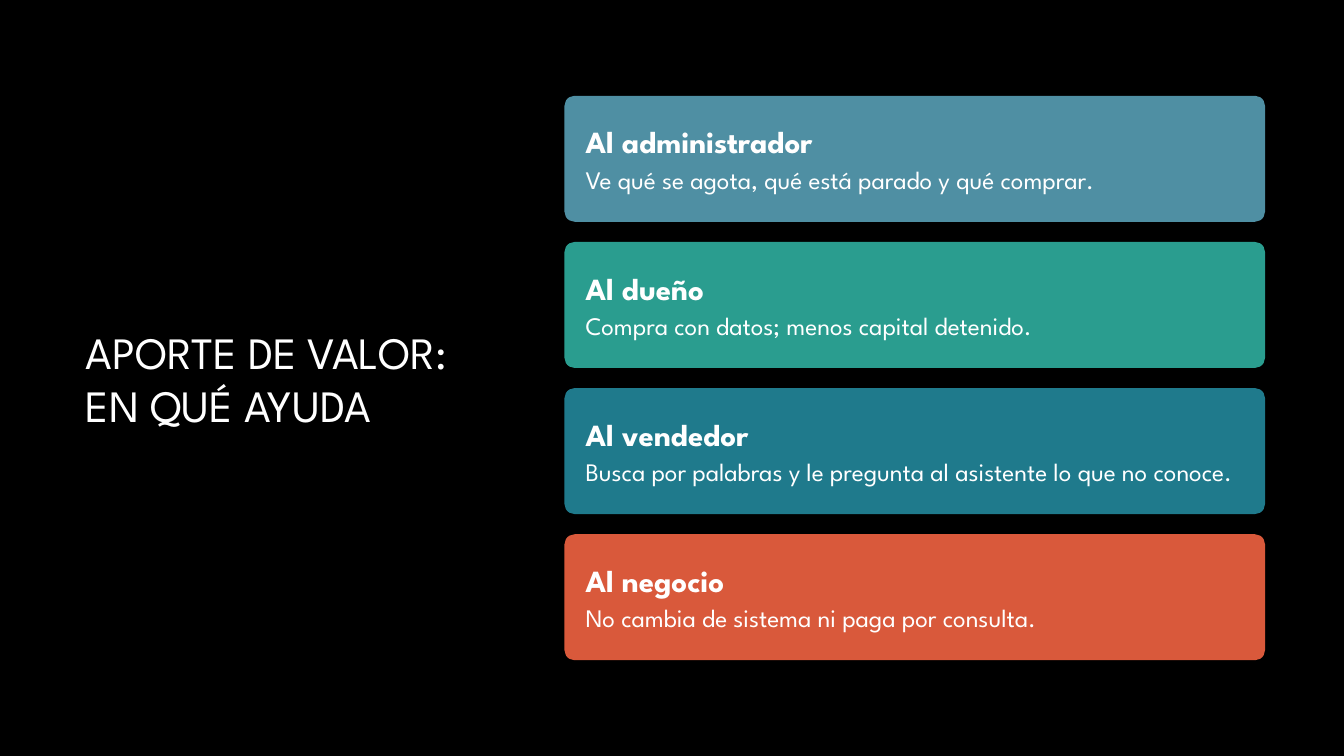
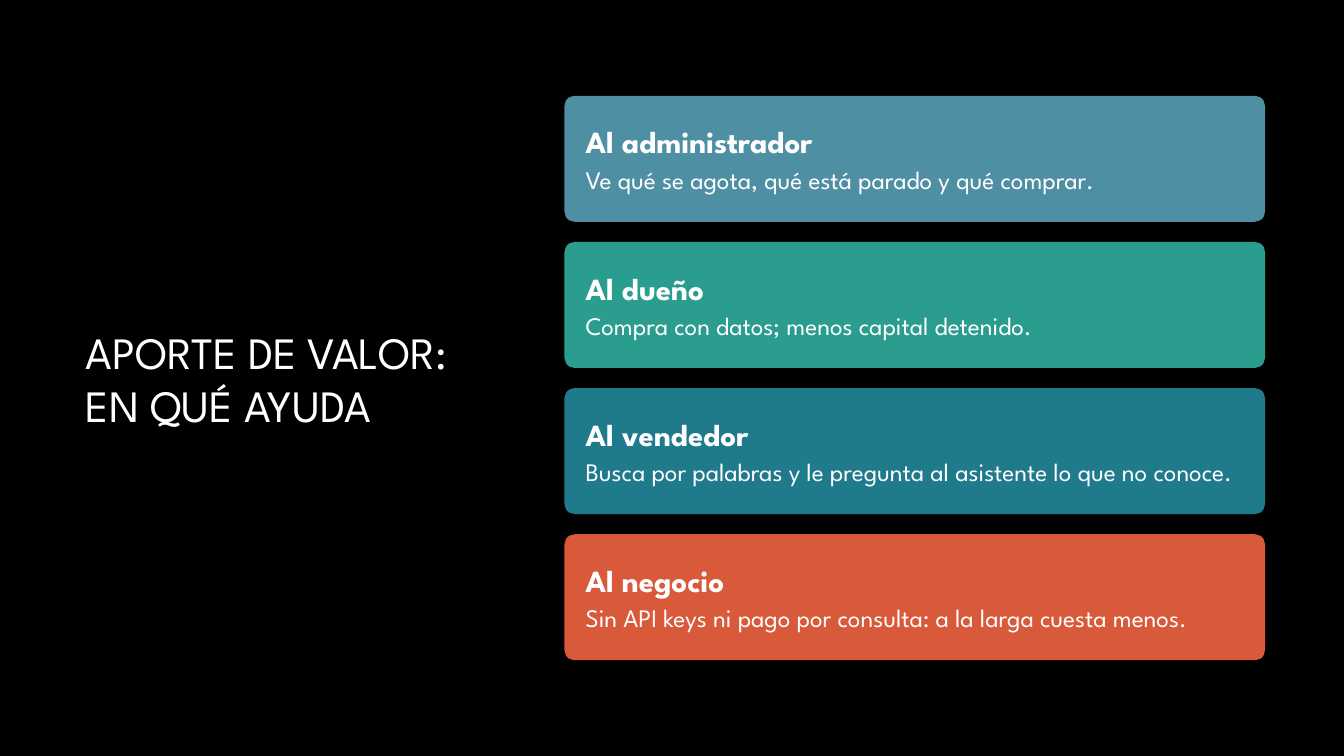
Before and after one commit to davMartinez-bit/AgenTech, a slide deck: slide 6 of Fase 3/Evidencias Grupales/Presentación Final del proyecto (Español).pptx. Drawn at 1344x756 pixels with LibreOffice and Linux fonts; fonts in the diff are those of the drawing; background and template pictures are left out. Boxes give left, top, right and bottom in pixels: in the first picture for what was removed or moved away, otherwise in the second. Text is boxed around its words. In the diff, an @@ line names an element or a change of style, - is before the commit and + after.

```diff
--- a/Fase 3/Evidencias Grupales/Presentación Final del proyecto (Español).pptx
+++ b/Fase 3/Evidencias Grupales/Presentación Final del proyecto (Español).pptx
@@ text in rounded rectangle at (586,609,1187,633): text changed @@
-No cambia de sistema ni paga por consulta.
+Sin API keys ni pago por consulta: a la larga cuesta menos.
```
Also in this commit, not shown: 6 other slides changed.
